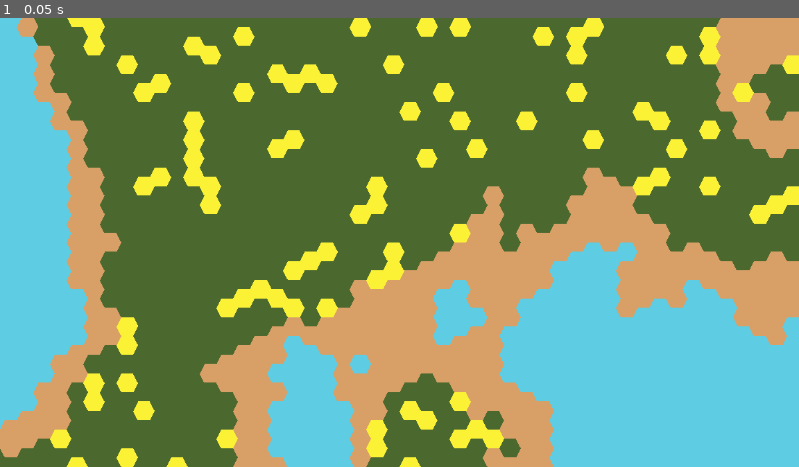
Above: before the commit, frame 1.
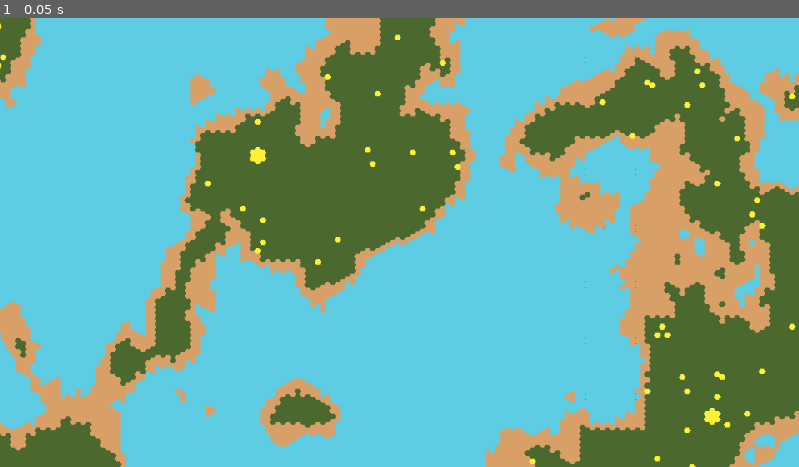
Above: after the commit, the same moment.

Repository: Barzeboi/sovereignty-prototype
Game: Godot game, scene res://Scenes/Worlds/world.tscn
Two runs of this game, one before a commit and one after it. Both use one fixed random seed, a clock stepped at 60 frames per second and the inputs below. The project has no main scene, so this scene is started directly.
Inputs:
- Up to frame 1 (0.05 s): no input

The runs differ from the first frame. In frame 1, 68% of the frame differs, in the area x 0-100%, y 0-100%.

Commit message:
getting the country foundations

Diff:
--- /dev/null
+++ b/Resources/Countries/country_data.tres
@@ -0,0 +1,3 @@
+[gd_resource type="Resource" format=3 uid="uid://dhlda8wit08je"]
+
+[resource]
--- a/Scenes/Worlds/world.tscn
+++ b/Scenes/Worlds/world.tscn
@@ -5,7 +5,7 @@
 
 [sub_resource type="TileSetAtlasSource" id="TileSetAtlasSource_y2sdx"]
 texture = ExtResource("1_0hgqg")
-texture_region_size = Vector2i(32, 27)
+texture_region_size = Vector2i(96, 81)
 0:0/0 = 0
 1:0/0 = 0
 2:0/0 = 0
@@ -17,7 +17,7 @@
 tile_shape = 3
 tile_layout = 1
 tile_offset_axis = 1
-tile_size = Vector2i(32, 27)
+tile_size = Vector2i(96, 81)
 custom_data_layer_0/name = "fertility"
 custom_data_layer_0/type = 2
 sources/0 = SubResource("TileSetAtlasSource_y2sdx")
@@ -37,4 +37,6 @@
 noise_tex = SubResource("NoiseTexture2D_y2sdx")
 
 [node name="Camera2D" type="Camera2D" parent="." unique_id=1413521087]
-enabled = false
+zoom = Vector2(0.1, 0.1)
+
+[node name="TileMapLayer" type="TileMapLayer" parent="." unique_id=720415482]
--- /dev/null
+++ b/Scripts/Resources/country_data.gd
@@ -0,0 +1,6 @@
+extends Resource
+class_name CountryData
+
+@export var country_id : int
+@export var color : Color = Color(randf_range(0.0, 255.0),randf_range(0.0, 255.0),randf_range(0.0, 255.0),randf_range(0.0, 255.0))
+@export var owned_tiles : Array
--- a/Scripts/Worlds/proc_gen_map.gd
+++ b/Scripts/Worlds/proc_gen_map.gd
@@ -3,8 +3,8 @@
 @export var noise_tex: NoiseTexture2D
 var map_gen_done = false
 var noise: Noise
-var height: int = 400
-var width: int = 400
+var height: int = 800
+var width: int = 800
 var number: int = 0
 var rand_num: int
 var tile_data: TileData = TileData.new()
@@ -15,7 +15,7 @@
 
 func _ready() -> void:
 	noise = noise_tex.noise
-	number = 602715457
+	number = randi()
 	_generate_map()
 	_generate_map_fertility()
 
@@ -27,9 +27,9 @@
 			var noise_val : float = noise.get_noise_2d(x,y)
 			if noise_val <= 0.05:
 				set_cell(Vector2i(x,y), 0, water_atlas)
-			elif noise_val <= 0.12:
+			elif noise_val <= 0.14:
 				set_cell(Vector2i(x,y), 0, barren_atlas)
-			elif noise_val > 0.12:
+			elif noise_val > 0.14:
 				set_cell(Vector2i(x,y), 0, grass_atlas)
 
 	map_gen_done = true
@@ -44,9 +44,10 @@
 			var data = get_cell_tile_data(Vector2i(x,y))
 			if data && cell == Vector2i(1,0):
 				data.set_custom_data("fertility", randi_range(25, 100))
-				if data.get_custom_data("fertility") >= 90:
+				if data.get_custom_data("fertility") >= 100:
 					set_cell(Vector2i(x,y), 0, fertile_atlas)
-					if rand_num == 15:
+					if rand_num == 14:
 						for cells in surround_cells:
 							set_cell(cells, 0, fertile_atlas)
-				print(data.get_custom_data("fertility"))
+				#print(data.get_custom_data("fertility"))
+				print(rand_num)
Binary file changed: Assets/Tiles/simpletileset.png
Not shown, added: Scripts/Resources/country_data.gd.uid
